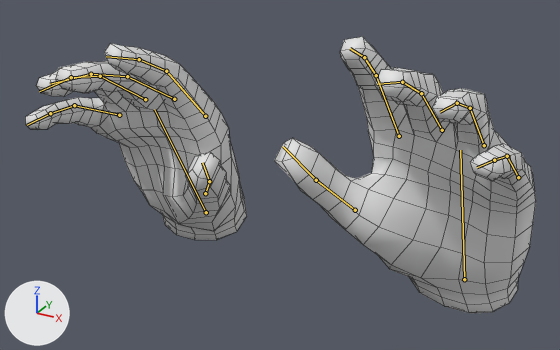
One commit to the FBX model Assets/Player/Meshes/SK_CharacterHands.fbx: the scene before it, then after it.
The view is the same before and after, from a camera (50 mm lens) standing at (2.01, -3.14, 2.37) and looking at (-0.01, 0.54, 0.53). Every picture has the same lights, and +X, +Y and +Z are marked at lower left. Both versions are drawn at frame 6 of the action 'GetHit'; the numbers are the values there. The bones that bend it are drawn over the model as lines. Mesh edges are drawn as thin lines.

Objects in the first picture: 'Hands_Neutral'.
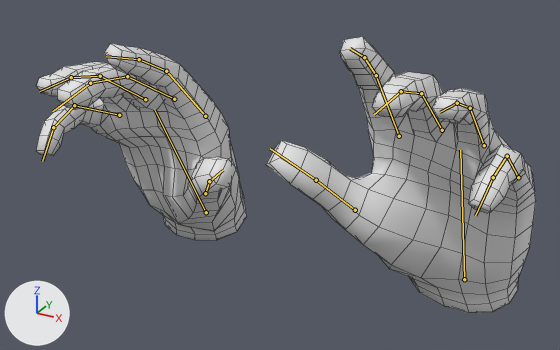
The change, as a diff of the scene's bpy script:
```diff
--- a/Assets/Player/Meshes/SK_CharacterHands.fbx.py
+++ b/Assets/Player/Meshes/SK_CharacterHands.fbx.py
@@ bone_middle02_r @@
 bone_middle02_r = bpy.data.objects['Armature_BaseHands'].pose.bones['middle02.R']  # child of 'middle01.R'
-bone_middle02_r.rotation_quaternion = (1.0, 0.0, 0.0, 0.0)  # degrees (0, 0, 0)
+bone_middle02_r.rotation_quaternion = (0.997, -0.08, 0.0, 0.0)  # degrees (-9, 0, 0)
@@ bone_middle03_r @@
 bone_middle03_r = bpy.data.objects['Armature_BaseHands'].pose.bones['middle03.R']  # child of 'middle02.R'
-bone_middle03_r.rotation_quaternion = (1.0, 0.0, 0.0, 0.0)  # degrees (0, 0, 0)
+bone_middle03_r.rotation_quaternion = (0.997, -0.08, 0.0, 0.0)  # degrees (-9, 0, 0)
@@ bone_pinky02_r @@
 bone_pinky02_r = bpy.data.objects['Armature_BaseHands'].pose.bones['pinky02.R']  # child of 'pinky01.R'
-bone_pinky02_r.rotation_quaternion = (1.0, 0.0, 0.0, 0.0)  # degrees (0, 0, 0)
+bone_pinky02_r.rotation_quaternion = (0.976, -0.219, 0.0, 0.0)  # degrees (-25, 0, 0)
@@ bone_pinky03_r @@
 bone_pinky03_r = bpy.data.objects['Armature_BaseHands'].pose.bones['pinky03.R']  # child of 'pinky02.R'
-bone_pinky03_r.rotation_quaternion = (1.0, 0.0, 0.0, 0.0)  # degrees (0, 0, 0)
+bone_pinky03_r.rotation_quaternion = (0.976, -0.219, 0.0, 0.0)  # degrees (-25, 0, 0)
@@ bone_thumb02_r @@
 bone_thumb02_r = bpy.data.objects['Armature_BaseHands'].pose.bones['thumb02.R']  # child of 'thumb01.R'
-bone_thumb02_r.rotation_quaternion = (1.0, 0.0, 0.0, 0.0)  # degrees (0, 0, 0)
+bone_thumb02_r.rotation_quaternion = (0.984, 0.18, 0.0, 0.0)  # degrees (21, 0, 0)
@@ bone_middle02_l @@
 bone_middle02_l = bpy.data.objects['Armature_BaseHands'].pose.bones['middle02.L']  # child of 'middle01.L'
-bone_middle02_l.rotation_quaternion = (1.0, 0.0, 0.0, 0.0)  # degrees (0, 0, 0)
+bone_middle02_l.rotation_quaternion = (0.998, -0.07, 0.0, 0.0)  # degrees (-8, 0, 0)
@@ bone_middle03_l @@
 bone_middle03_l = bpy.data.objects['Armature_BaseHands'].pose.bones['middle03.L']  # child of 'middle02.L'
-bone_middle03_l.rotation_quaternion = (1.0, 0.0, 0.0, 0.0)  # degrees (0, 0, 0)
+bone_middle03_l.rotation_quaternion = (0.998, -0.07, 0.0, 0.0)  # degrees (-8, 0, 0)
@@ bone_pinky02_l @@
 bone_pinky02_l = bpy.data.objects['Armature_BaseHands'].pose.bones['pinky02.L']  # child of 'pinky01.L'
-bone_pinky02_l.rotation_quaternion = (1.0, 0.0, 0.0, 0.0)  # degrees (0, 0, 0)
+bone_pinky02_l.rotation_quaternion = (0.981, -0.193, 0.0, 0.0)  # degrees (-22, 0, 0)
@@ bone_pinky03_l @@
 bone_pinky03_l = bpy.data.objects['Armature_BaseHands'].pose.bones['pinky03.L']  # child of 'pinky02.L'
-bone_pinky03_l.rotation_quaternion = (1.0, 0.0, 0.0, 0.0)  # degrees (0, 0, 0)
+bone_pinky03_l.rotation_quaternion = (0.981, -0.193, 0.0, 0.0)  # degrees (-22, 0, 0)
@@ bone_thumb02_l @@
 bone_thumb02_l = bpy.data.objects['Armature_BaseHands'].pose.bones['thumb02.L']  # child of 'thumb01.L'
-bone_thumb02_l.rotation_quaternion = (1.0, 0.0, 0.0, 0.0)  # degrees (0, 0, 0)
+bone_thumb02_l.rotation_quaternion = (0.984, 0.179, 0.0, 0.0)  # degrees (21, 0, 0)
```

What differs and where, as boxes (x1, y1, x2, y2) in the pictures (560 x 350 px):
'Hands_Neutral', posed: before (25, 37, 536, 313); after (36, 37, 536, 313)
bone 'middle02.R', root to tip: before (127, 76) to (91, 74); after (127, 76) to (90, 83)
bone 'middle03.R', root to tip: before (91, 74) to (50, 84); after (90, 83) to (52, 111)
bone 'pinky02.R', root to tip: before (74, 105) to (50, 113); after (74, 105) to (53, 127)
bone 'pinky03.R', root to tip: before (50, 113) to (27, 125); after (53, 127) to (42, 161)
bone 'thumb02.R', root to tip: before (209, 181) to (202, 162); after (209, 181) to (223, 170)
bone 'middle02.L', root to tip: before (421, 93) to (402, 82); after (421, 93) to (401, 91)
bone 'middle03.L', root to tip: before (402, 82) to (377, 84); after (401, 91) to (374, 114)
bone 'pinky02.L', root to tip: before (507, 156) to (494, 160); after (507, 156) to (493, 177)
bone 'pinky03.L', root to tip: before (494, 160) to (477, 167); after (493, 177) to (475, 215)
bone 'thumb02.L', root to tip: before (316, 180) to (283, 146); after (316, 180) to (270, 148)
